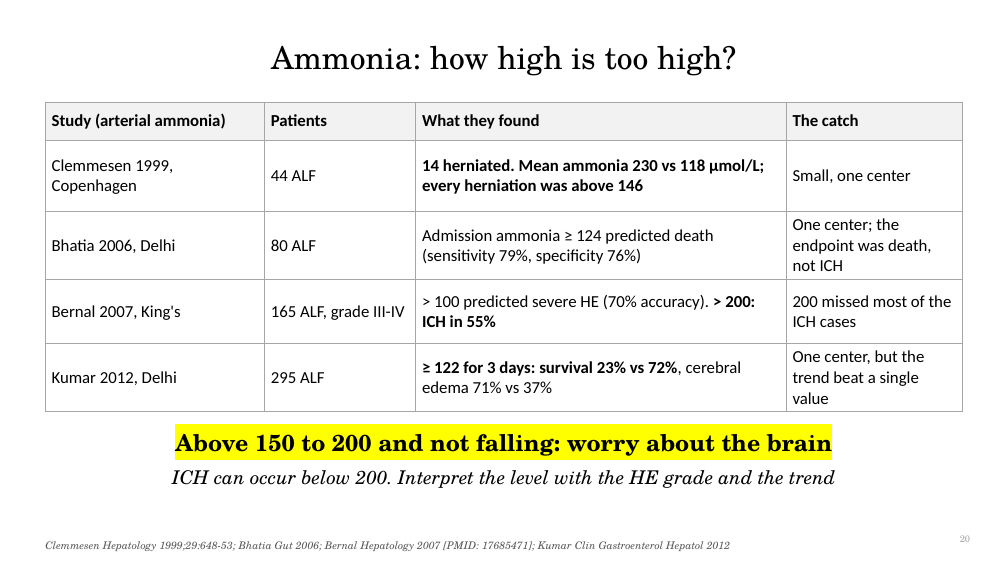
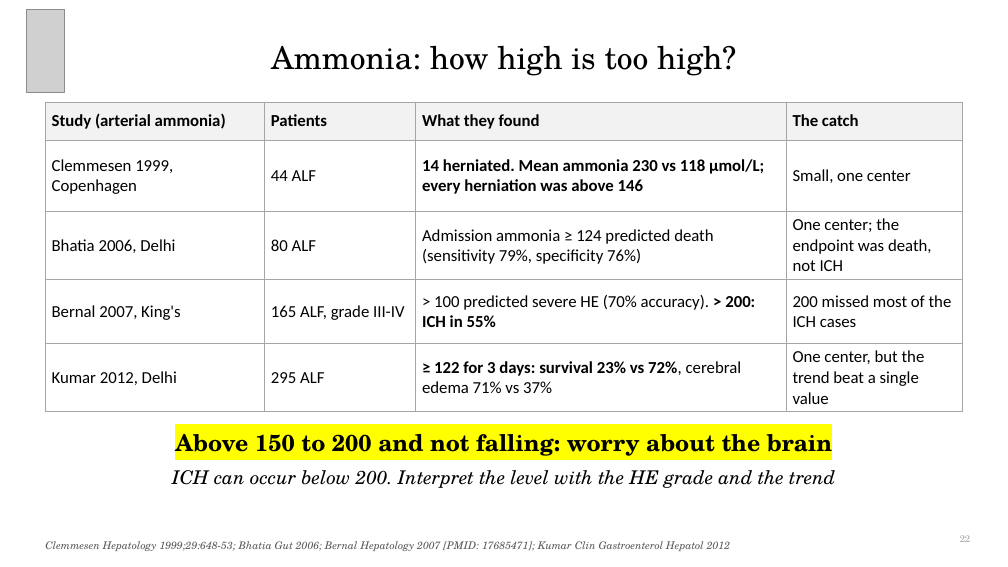
Before and after one commit to qaddodi/mohammad-almeqdadi-lectures, a slide deck: slide 22 of lectures/acute-liver-failure-aclf-in-icu/ALF and ACLF in the ICU.pptx (slide 20 before the commit). Drawn at 1008x567 pixels with LibreOffice and Linux fonts; fonts in the diff are those of the drawing; grey boxes stand for pictures. Boxes give left, top, right and bottom in pixels: in the first picture for what was removed or moved away, otherwise in the second. Text is boxed around its words. In the diff, an @@ line names an element or a change of style, - is before the commit and + after.

```diff
--- a/lectures/acute-liver-failure-aclf-in-icu/ALF and ACLF in the ICU.pptx
+++ b/lectures/acute-liver-failure-aclf-in-icu/ALF and ACLF in the ICU.pptx
@@ picture added at <box>26,9,64,92</box> @@
@@ page number at <box>960,535,971,542</box>: text changed @@
-20
+22
```
Also in this commit, not shown: 8 other slides changed, 7 slides added, 6 other files.
